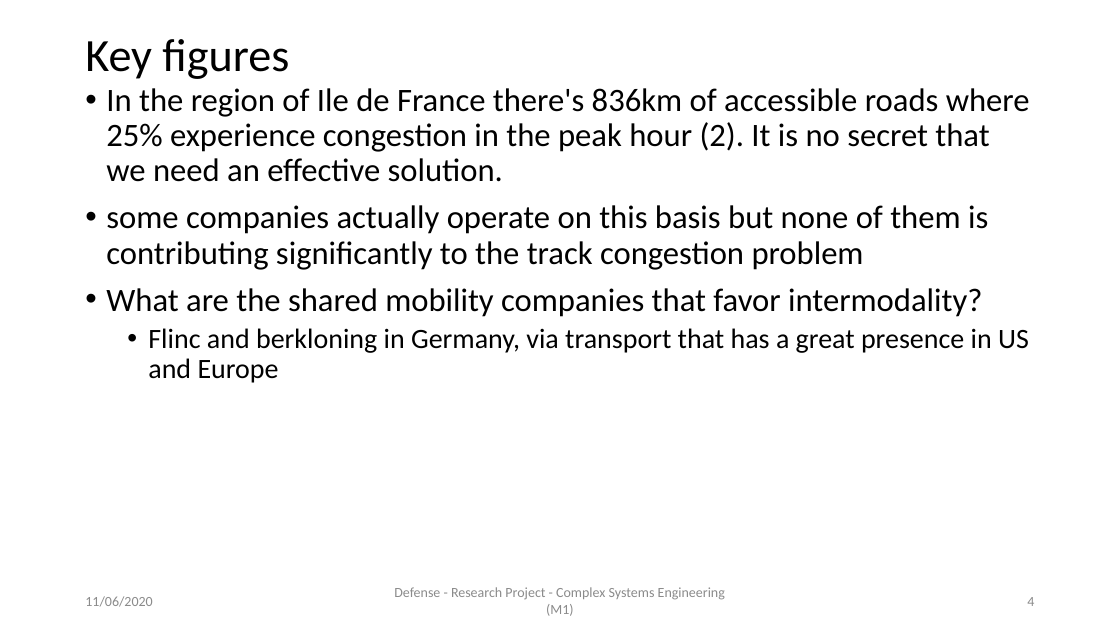
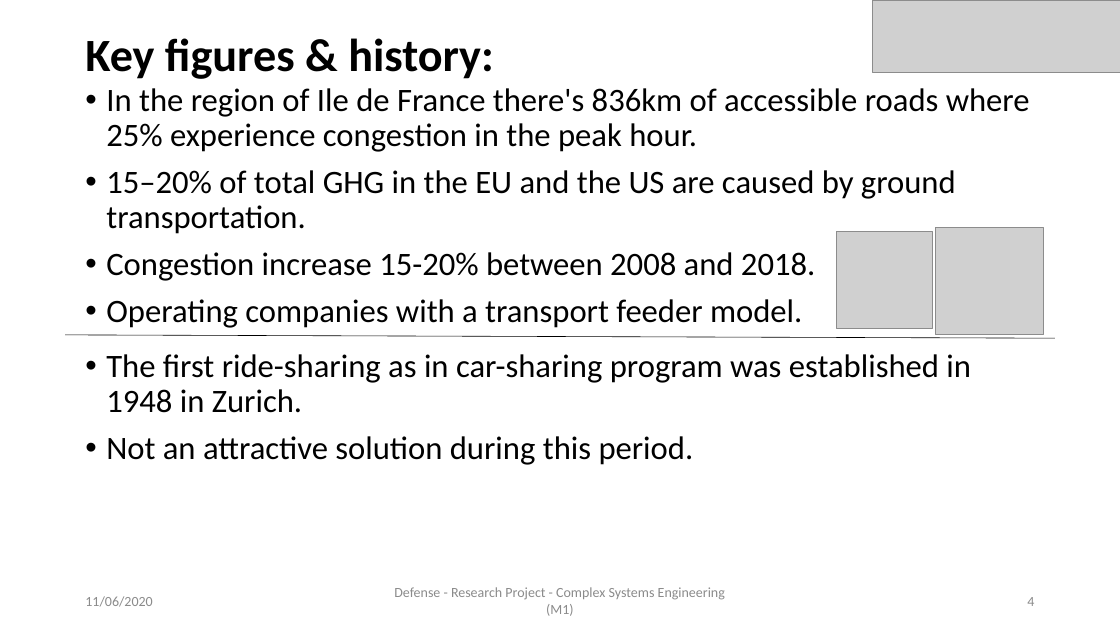
Before and after one commit to AymanABDELHAMID/OD_MTO_DARP, a slide deck: slide 4 of Presentation/presentation_AymanMahmoud.pptx. Drawn at 1120x630 pixels with LibreOffice and Linux fonts; fonts in the diff are those of the drawing; grey boxes stand for pictures. Boxes give left, top, right and bottom in pixels: in the first picture for what was removed or moved away, otherwise in the second. Text is boxed around its words. In the diff, an @@ line names an element or a change of style, - is before the commit and + after.

```diff
--- a/Presentation/presentation_AymanMahmoud.pptx
+++ b/Presentation/presentation_AymanMahmoud.pptx
@@ picture added at <box>873,0,1120,72</box> @@
@@ title at <box>85,38,494,79</box>: text changed; bold on @@
-Key figures
+Key figures & history:
@@ text at <box>106,88,1030,328</box>: text changed @@
-• In the region of Ile de France there's 836km of accessible roads where 25% experience congestion in the peak hour (2). It is no secret that we need an effective solution.
-• some companies actually operate on this basis but none of them is contributing significantly to the track congestion problem
-• What are the shared mobility companies that favor intermodality?
-  • Flinc and berkloning in Germany, via transport that has a great presence in US and Europe
+• In the region of Ile de France there's 836km of accessible roads where 25% experience congestion in the peak hour.
+• 15–20% of total GHG in the EU and the US are caused by ground transportation.
+• Congestion increase 15-20% between 2008 and 2018.
+• Operating companies with a transport feeder model.
@@ picture added at <box>837,232,933,329</box> @@
@@ picture added at <box>936,228,1044,335</box> @@
@@ line added from (65, 335) to (1055, 339), #000000 0.5 pt @@
@@ text added at <box>106,354,971,465</box>, 28 pt, text #000000 @@
+• The first ride-sharing as in car-sharing program was established in 1948 in Zurich.
+• Not an attractive solution during this period.
```
Also in this commit, not shown: 31 other slides changed, 7 slides removed, 4 other files.
